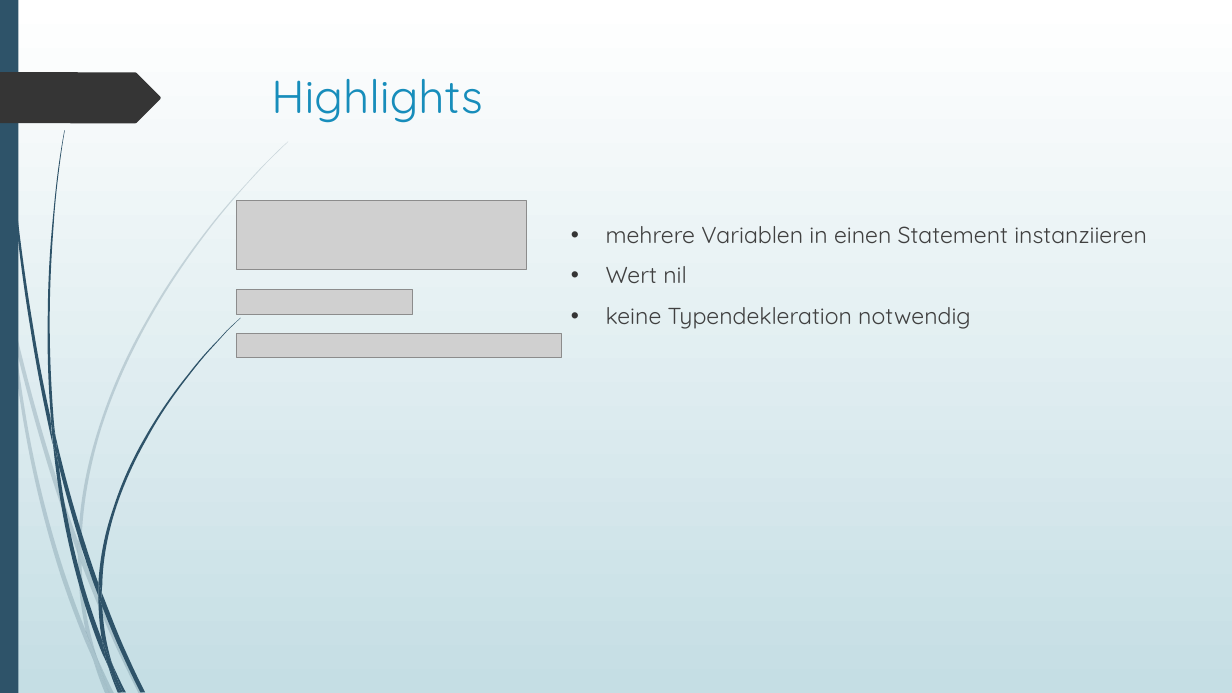
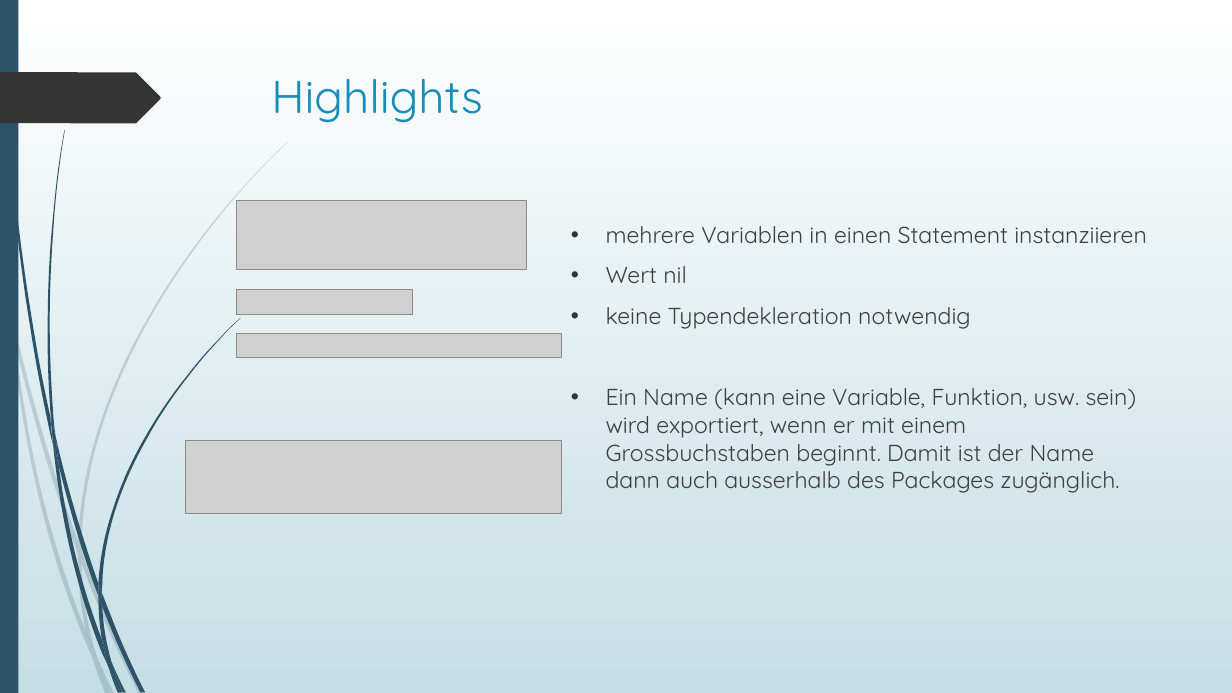
Before and after one commit to Sectan/GolangPCP, a slide deck: slide 6 of Go.pptx. Drawn at 1232x693 pixels with LibreOffice and Linux fonts; fonts in the diff are those of the drawing; grey boxes stand for pictures. Boxes give left, top, right and bottom in pixels: in the first picture for what was removed or moved away, otherwise in the second. Text is boxed around its words. In the diff, an @@ line names an element or a change of style, - is before the commit and + after.

```diff
--- a/Go.pptx
+++ b/Go.pptx
@@ text at [606,388,1137,493]: paragraph added @@
+• Ein Name (kann eine Variable, Funktion, usw. sein) wird exportiert, wenn er mit einem Grossbuchstaben beginnt. Damit ist der Name dann auch ausserhalb des Packages zugänglich.
@@ picture added at [186,441,562,514] @@
```
Also in this commit, not shown: 1 other slide changed, 1 other file.
